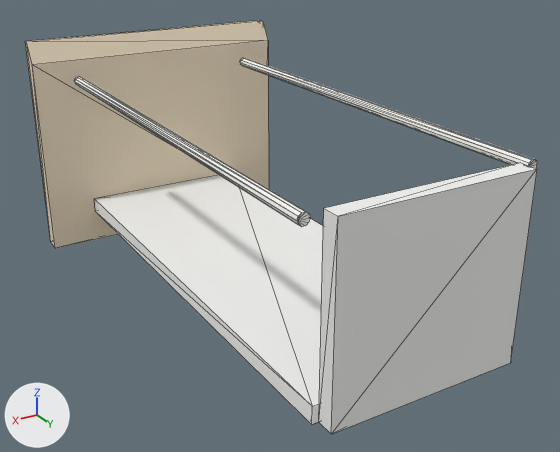
The glTF model 2025-284-B01-Kjokken-Plan-1/sim/skuff_N4_1.glb: old version first, new version second.
Both versions are drawn from a 50 mm lens placed at (2730.0, 256.0, 529.0), pointed at (2370.0, -343.0, 229.0). The lights are fixed; the arrows at lower left show +X, +Y and +Z. The picture after the commit comes second. Mesh edges are drawn as thin lines.
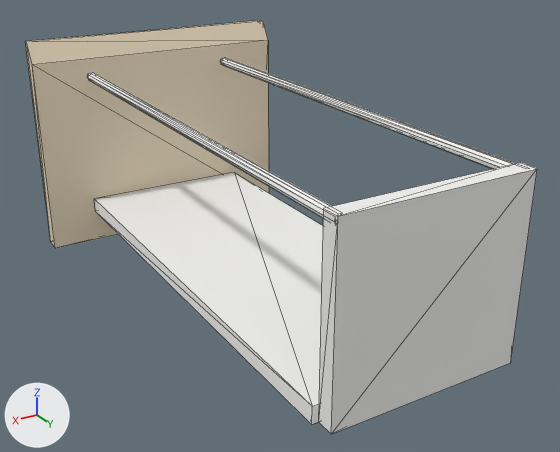
Changed parts and their boxes [x1, y1, x2, y2] in the pictures (560 x 452 px; the box of a moved part takes in the faces that stretch with it):
part 1 of me_mesh_0, moved or reshaped: before [240, 58, 537, 168]; after [220, 57, 517, 169]
part 2 of me_mesh_0, moved or reshaped: before [74, 76, 310, 227]; after [87, 72, 331, 218]

What the commit changed:
me_mesh_0 has 66 vertices, 112 faces and spans x 2233.0..2527.0, y -620.0..-109.0, z 140.0..380.0.
me_mesh_0 is used by ob_mesh_0; location (0.0, 0.0, 0.0).
me_mesh_0 part 1: the loose piece of 20 vertices spanning x 2272.0..2282.0, y -586.0..-126.0, z 333.0..343.0 is scaled about its middle by (1, 1.06, 1), then moved by (20.0, 0.0, 0.0).
me_mesh_0 part 2: the loose piece of 20 vertices spanning x 2478.0..2488.0, y -586.0..-126.0, z 333.0..343.0 is scaled about its middle by (1, 1.06, 1), then moved by (-20.0, 0.0, 0.0).
